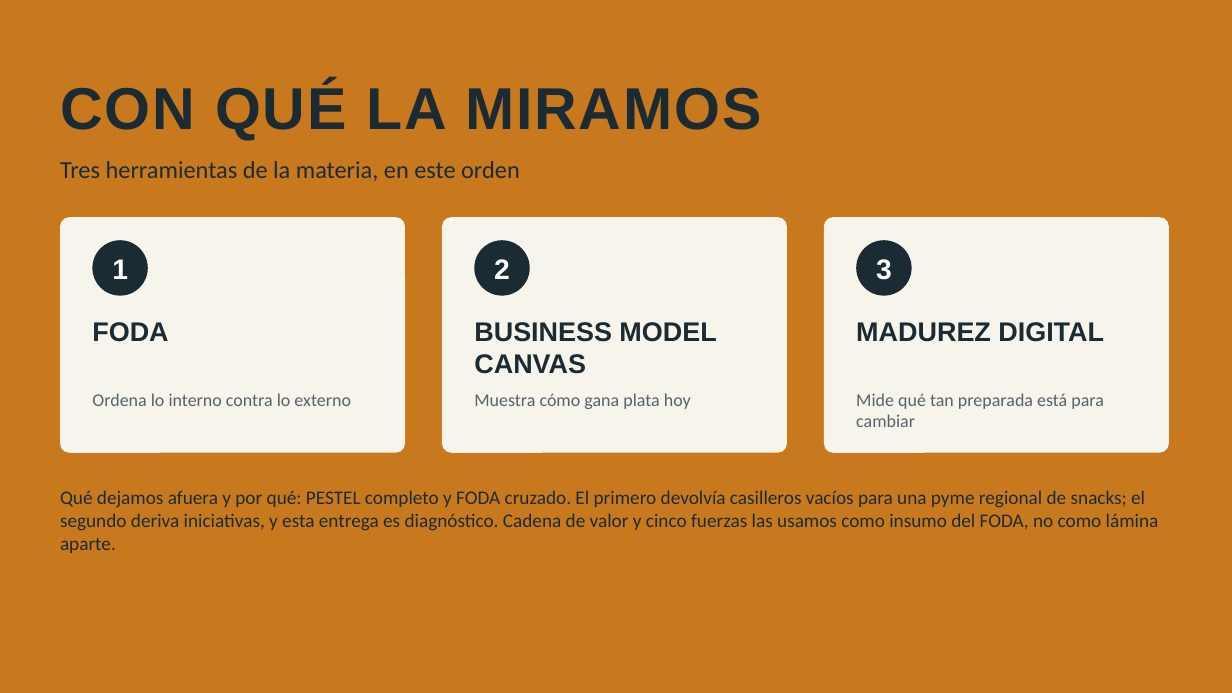
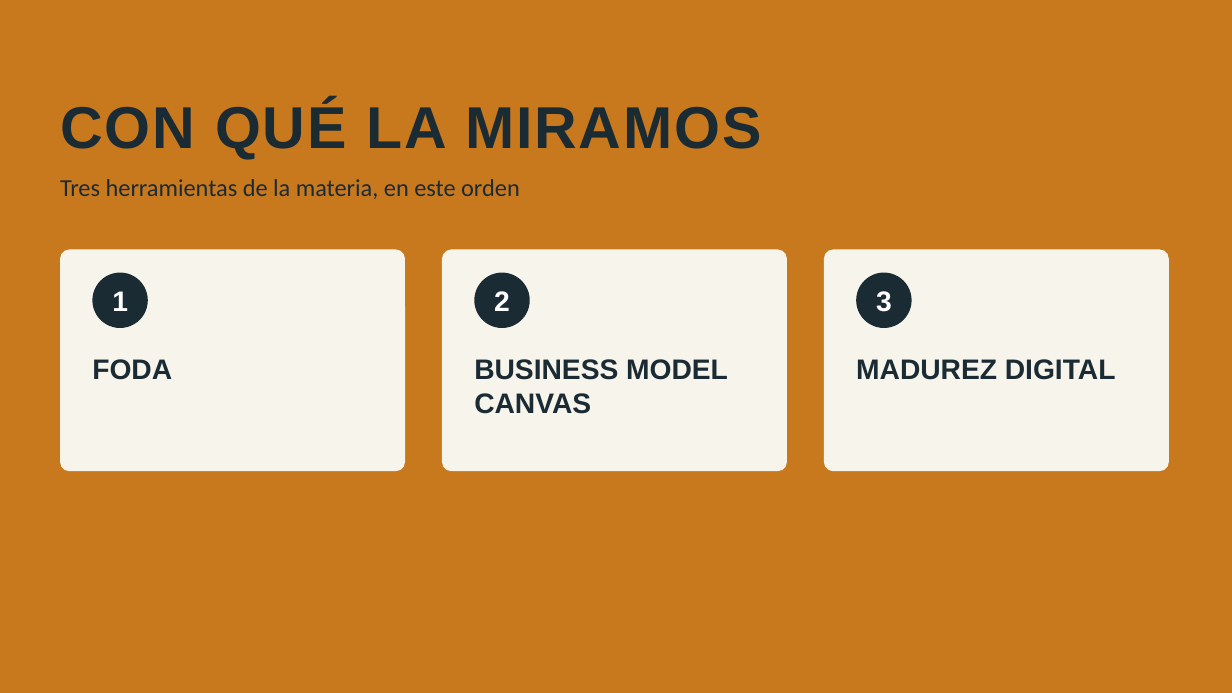
Before and after one commit to emisorato1/gestion-gerencial-2026, a slide deck: slide 4 of Material Campus/Proyecto Final/Proyecto/Entrega/Presentación TP Final Parte 1 - Dulxelitos.pptx. Drawn at 1232x693 pixels with LibreOffice and Linux fonts; fonts in the diff are those of the drawing. Boxes give left, top, right and bottom in pixels: in the first picture for what was removed or moved away, otherwise in the second. Text is boxed around its words. In the diff, an @@ line names an element or a change of style, - is before the commit and + after.

```diff
--- a/Material Campus/Proyecto Final/Proyecto/Entrega/Presentación TP Final Parte 1 - Dulxelitos.pptx
+++ b/Material Campus/Proyecto Final/Proyecto/Entrega/Presentación TP Final Parte 1 - Dulxelitos.pptx
@@ text "CON QUÉ LA MIRAMOS": place and size @@
-text "CON QUÉ LA MIRAMOS" at [60, 82, 761, 140]
+text "CON QUÉ LA MIRAMOS" at [60, 101, 761, 159]
@@ text "Tres herramientas de la materia, ...": place and size @@
-text "Tres herramientas de la materia, ..." at [60, 161, 520, 181]
+text "Tres herramientas de la materia, ..." at [60, 179, 520, 199]
@@ rounded rectangle: place and size @@
-rounded rectangle at [60, 217, 405, 453]
+rounded rectangle at [60, 250, 405, 471]
@@ proportions changed in 3 elements at [60, 250, 405, 471], [824, 250, 1169, 471], [442, 250, 787, 471] @@
@@ rounded rectangle: place and size @@
-rounded rectangle at [442, 217, 787, 453]
+rounded rectangle at [442, 250, 787, 471]
@@ rounded rectangle: place and size @@
-rounded rectangle at [824, 217, 1169, 453]
+rounded rectangle at [824, 250, 1169, 471]
@@ 3 texts, 3 ellipses: place and size @@
-3 texts, 3 ellipses at [92, 240, 912, 296]
+3 texts, 3 ellipses at [92, 273, 912, 328]
@@ text "FODA": place and size @@
-text "FODA" at [92, 322, 168, 342]
+text "FODA" at [92, 359, 172, 380]
@@ text "BUSINESS MODEL CANVAS": place and size @@
-text "BUSINESS MODEL CANVAS" at [474, 322, 716, 374]
+text "BUSINESS MODEL CANVAS" at [474, 359, 728, 414]
@@ size 21 to 22 pt in 3 elements at [92, 359, 172, 380], [474, 359, 728, 414], [856, 359, 1116, 380] @@
@@ text "MADUREZ DIGITAL": place and size @@
-text "MADUREZ DIGITAL" at [856, 322, 1104, 342]
+text "MADUREZ DIGITAL" at [856, 359, 1116, 380]
@@ text removed at [92, 393, 350, 406] @@
-Ordena lo interno contra lo externo
@@ text removed at [474, 393, 691, 409] @@
-Muestra cómo gana plata hoy
@@ text removed at [856, 393, 1104, 427] @@
-Mide qué tan preparada está para cambiar
@@ text removed at [60, 490, 1159, 553] @@
-Qué dejamos afuera y por qué: PESTEL completo y FODA cruzado. El primero devolvía casilleros vacíos para una pyme regional de snacks; el segundo deriva iniciativas, y esta entrega es diagnóstico. Cadena de valor y cinco fuerzas las usamos como insumo del FODA, no como lámina aparte.
```
Also in this commit, not shown: 6 other slides changed, 1 slide removed, 1 other file.
